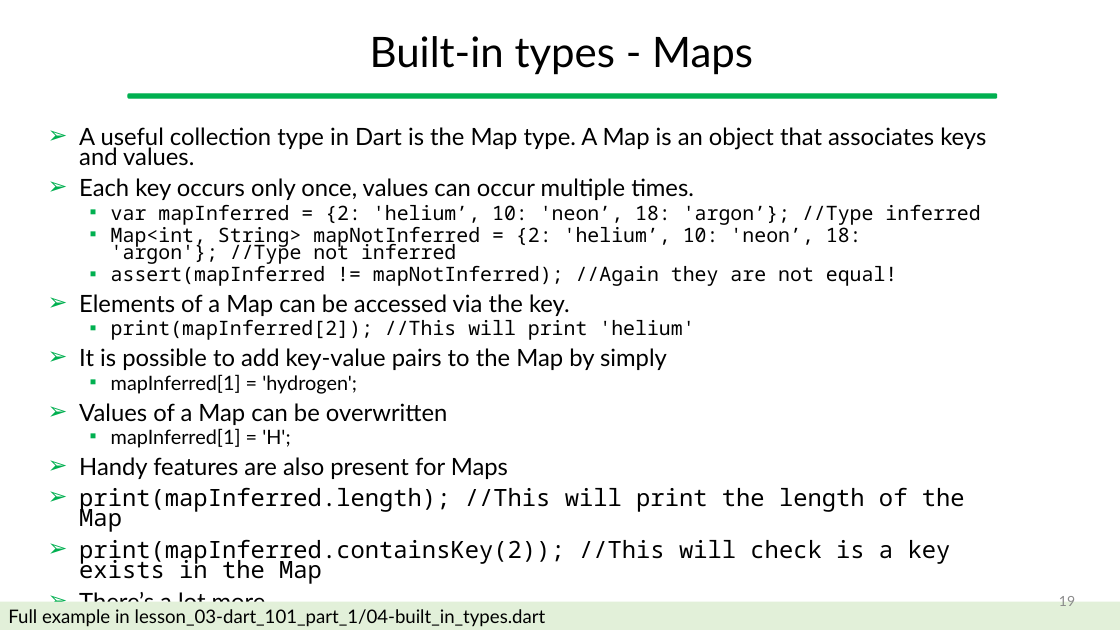
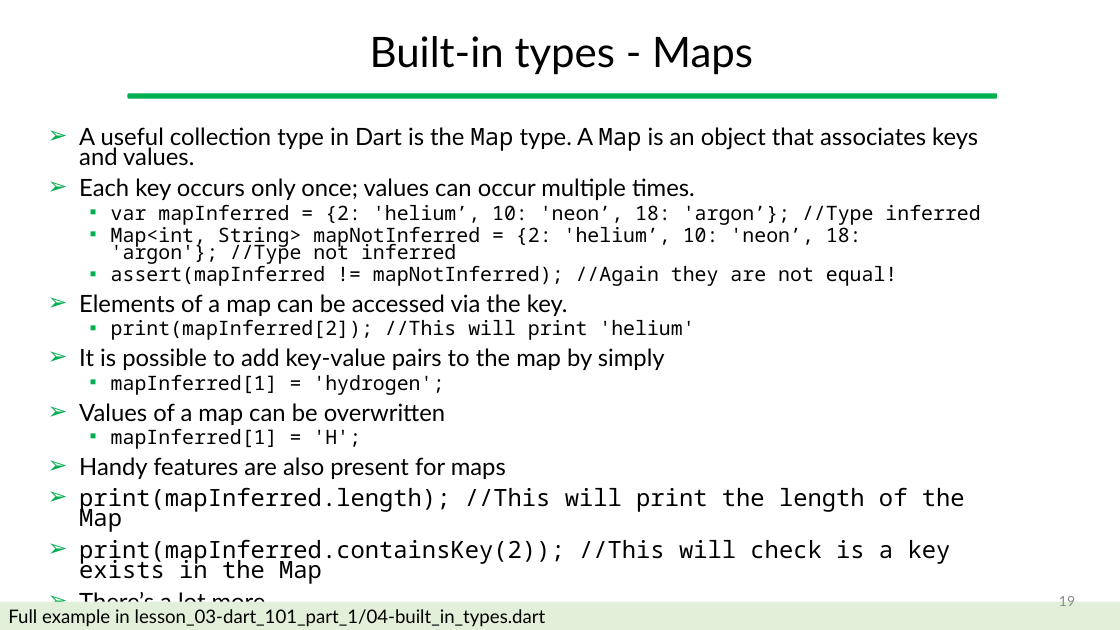
Before and after one commit to gcappon/bwthw, a slide deck: slide 19 of lesson_03-dart_101_part_1/lesson_03-dart_101_part_1.pptx. Drawn at 1120x630 pixels with LibreOffice and Linux fonts; fonts in the diff are those of the drawing. Boxes give left, top, right and bottom in pixels: in the first picture for what was removed or moved away, otherwise in the second. Text is boxed around its words. In the diff, an @@ line names an element or a change of style, - is before the commit and + after.

```diff
--- a/lesson_03-dart_101_part_1/lesson_03-dart_101_part_1.pptx
+++ b/lesson_03-dart_101_part_1/lesson_03-dart_101_part_1.pptx
@@ text at [79, 127, 978, 449]: font Lato to Noto Sans Mono in "Map Map", "mapInferred[1] = 'hydrogen';", "mapInferred[1] = 'H';" @@
@@ text at [79, 178, 695, 200]: text changed @@
-➢ Each key occurs only once, values can occur multiple times.
+➢ Each key occurs only once; values can occur multiple times.
@@ text at [79, 294, 568, 316]: text changed @@
-➢ Elements of a Map can be accessed via the key.
+➢ Elements of a map can be accessed via the key.
@@ text at [79, 348, 665, 370]: text changed @@
-➢ It is possible to add key-value pairs to the Map by simply
+➢ It is possible to add key-value pairs to the map by simply
@@ text at [79, 403, 445, 425]: text changed @@
-➢ Values of a Map can be overwritten
+➢ Values of a map can be overwritten
@@ text at [79, 457, 506, 479]: text changed @@
-➢ Handy features are also present for Maps
+➢ Handy features are also present for maps
```
Also in this commit, not shown: 9 other slides changed, 29 other files.
